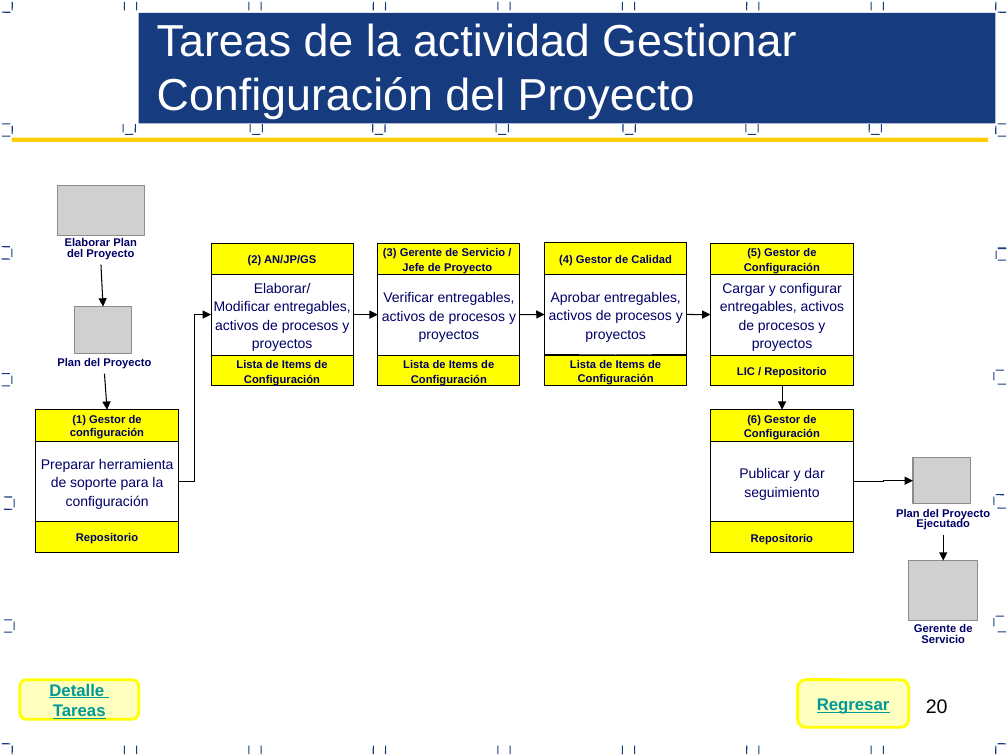
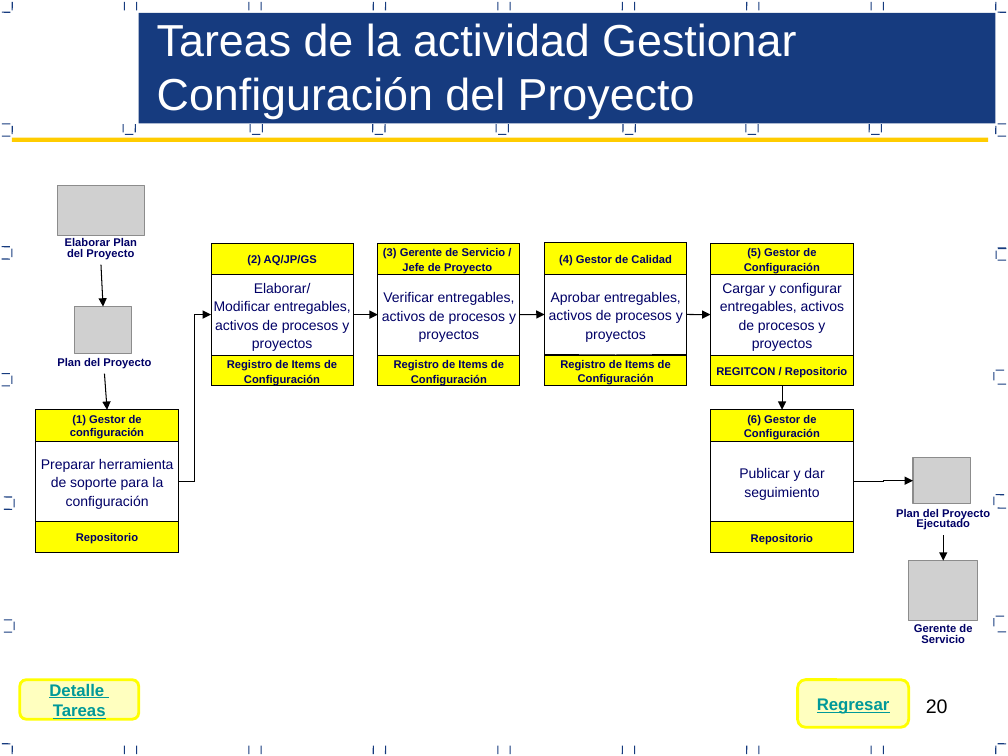
Before and after one commit to acporras/documentationStaradmin, a slide deck: slide 20 of Area de proceso CM/PGC_V1.0_2017.pptx. Drawn at 1008x756 pixels with LibreOffice and Linux fonts; fonts in the diff are those of the drawing; grey boxes stand for pictures. Boxes give left, top, right and bottom in pixels: in the first picture for what was removed or moved away, otherwise in the second. Text is boxed around its words. In the diff, an @@ line names an element or a change of style, - is before the commit and + after.

```diff
--- a/Area de proceso CM/PGC_V1.0_2017.pptx
+++ b/Area de proceso CM/PGC_V1.0_2017.pptx
@@ text in rectangle at bbox=[247, 255, 317, 266]: text changed @@
-(2) AN/JP/GS
+(2) AQ/JP/GS
@@ text in rectangle at bbox=[227, 360, 337, 385]: text changed @@
-Lista de Items de Configuración
+Registro de Items de Configuración
@@ text in rectangle at bbox=[394, 360, 504, 385]: text changed @@
-Lista de Items de Configuración
+Registro de Items de Configuración
@@ text in rectangle at bbox=[560, 360, 671, 385]: text changed @@
-Lista de Items de Configuración
+Registro de Items de Configuración
@@ text in rectangle at bbox=[716, 367, 847, 378]: text changed @@
-LIC / Repositorio
+REGITCON / Repositorio
```
Also in this commit, not shown: 12 other slides changed, 10 other files.
